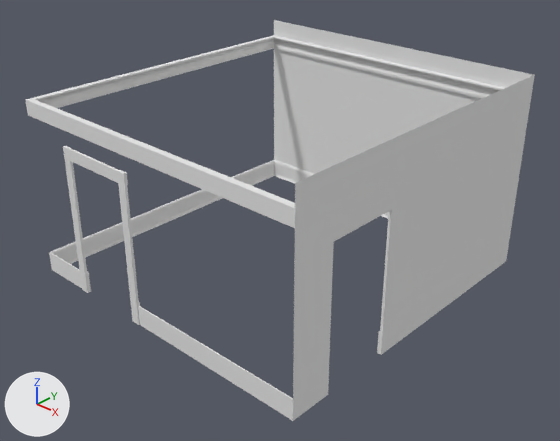
A saved change to the Blender file Assets/models/bedroom02/bedroom02.blend.
Rendered twice from a 50 mm camera at (21.3, -23.0, 18.4) aimed at (0.6, -0.7, 2.8). Arrows for +X, +Y and +Z are at lower left; the lights stay in place. The same objects are shown in both versions, whatever each file hides.

Names of what the first picture shows: 'doorway', 'doorway.001', 'floor_board.000', 'floor_board.001', 'floor_board.002', 'floor_board.004', 'top_trim.000', 'top_trim.003', 'top_trim.004', 'top_trim.005', 'wall_e', 'wall_n'.
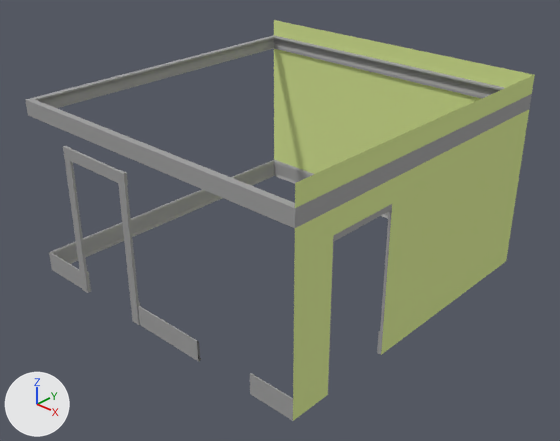
Edits to the scene script, one JSON object a line:
```json
{"op": "set", "path": "mat_wood_trim.base_color", "old": "(0.8, 0.8, 0.8)", "new": "(0.365, 0.365, 0.365)", "note": "white #e7e7e7 -> grey #a3a3a3"}
{"op": "set", "path": "mat_walls.base_color", "old": "(0.8, 0.8, 0.8)", "new": "(0.686, 0.8, 0.305)", "note": "white #e7e7e7 -> green #d8e796"}
{"block": "me_cube_003", "where": "# used by ob_floor_board_001; parent = ob_wall_s; location = (0.0, 7.5, 0.4); scale = (7.5, 0.05, 0.4)"}
{"op": "remove", "block": "me_cube_003", "code": "me_cube_003.from_pydata(...)  # 48 vertices, 34 faces; spans x -1.0..1.0, y -3.63..-0.09, z -1.0..1.33"}
{"op": "add", "block": "me_cube_003", "code": "me_cube_003.from_pydata(...)  # 72 vertices, 46 faces; spans x -1.0..1.0, y -3.63..-0.09, z -1.0..1.33"}
{"block": "me_cube_003", "change": "me_cube_003 part 1"}
{"block": "me_cube_003", "change": "12 faces are deleted"}
{"block": "me_cube_003", "change": "12 new vertices lie (-0.53, 0.0, 0.0) away from vertices in x 0.18, y -3.63..-0.09, z -1.0..1.33"}
{"block": "me_cube_003", "change": "12 new vertices lie (0.28, 0.0, 0.0) away from vertices in x -1.0, y -3.63..-0.09, z -1.0..1.33"}
{"block": "me_cube_003", "change": "24 new faces join them"}
```

Boxes (x1, y1, x2, y2) around the edits, measured in the pictures (560 x 441 px):
```json
{"object": "wall_e", "change": "recoloured", "before": [293, 75, 535, 421], "after": [293, 75, 535, 421], "on screen": "grey to green"}
{"object": "wall_n", "change": "recoloured", "before": [274, 20, 533, 174], "after": [274, 20, 533, 174], "on screen": "grey to green"}
{"object": "top_trim.000", "change": "recoloured", "before": [25, 98, 295, 228], "after": [25, 98, 295, 228]}
{"object": "top_trim.003", "change": "recoloured", "before": [288, 94, 532, 228], "after": [288, 94, 532, 228]}
{"object": "floor_board.001", "change": "recoloured, reshaped", "before": [50, 252, 293, 418], "after": [50, 252, 293, 418]}
{"object": "top_trim.005", "change": "recoloured", "before": [28, 35, 276, 108], "after": [28, 35, 276, 108]}
{"object": "top_trim.004", "change": "recoloured", "before": [272, 35, 504, 98], "after": [272, 35, 504, 98]}
{"object": "floor_board.000", "change": "recoloured", "before": [49, 160, 274, 271], "after": [49, 160, 274, 271]}
{"object": "doorway.001", "change": "recoloured", "before": [63, 146, 140, 325], "after": [63, 146, 140, 325]}
{"object": "doorway", "change": "recoloured", "before": [328, 204, 392, 385], "after": [328, 204, 392, 385]}
{"object": "floor_board.004", "change": "recoloured", "before": [274, 160, 389, 219], "after": [274, 160, 389, 219]}
{"part": 1, "of": "me_cube_003", "change": "built on", "before": [138, 305, 293, 418], "after": [138, 305, 293, 418]}
```
